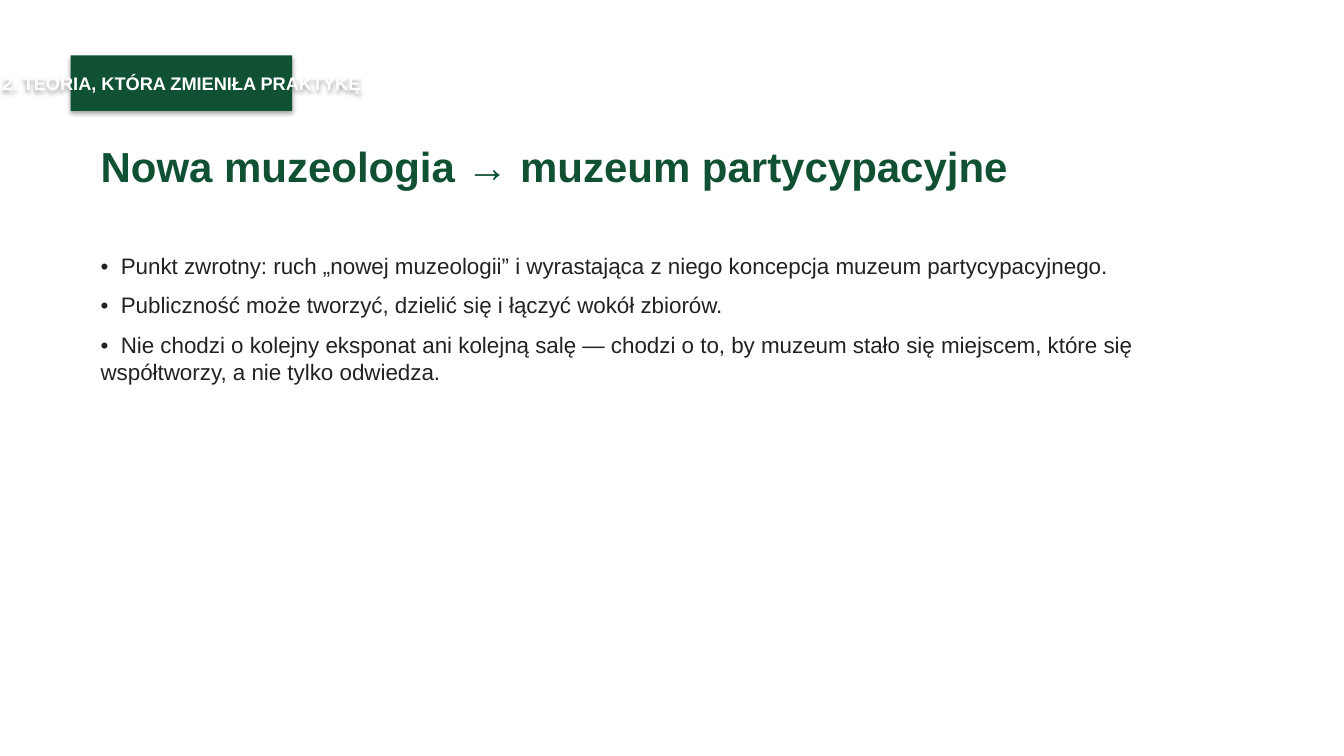
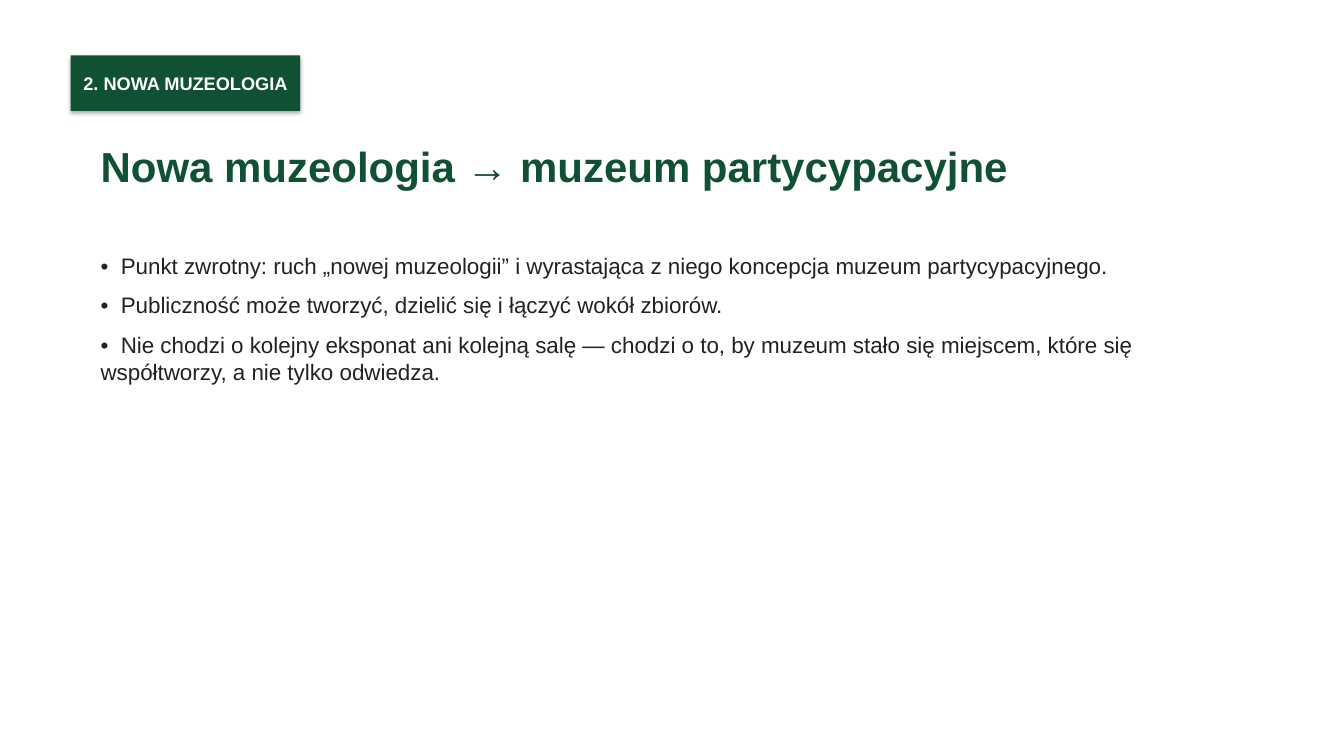
Before and after one commit to mszana-info/mszana, a slide deck: slide 6 of seminarium/prezentacja-muzeum-bez-scian.pptx. Drawn at 1344x756 pixels with LibreOffice and Linux fonts; fonts in the diff are those of the drawing. Boxes give left, top, right and bottom in pixels: in the first picture for what was removed or moved away, otherwise in the second. Text is boxed around its words. In the diff, an @@ line names an element or a change of style, - is before the commit and + after.

```diff
--- a/seminarium/prezentacja-muzeum-bez-scian.pptx
+++ b/seminarium/prezentacja-muzeum-bez-scian.pptx
@@ rectangle "2. NOWA MUZEOLOGIA": place and size @@
-rectangle "2. NOWA MUZEOLOGIA" at [71, 55, 292, 111]
+rectangle "2. NOWA MUZEOLOGIA" at [71, 55, 300, 111]
@@ text in rectangle at [83, 77, 287, 90]: text changed @@
-2. TEORIA, KTÓRA ZMIENIŁA PRAKTYKĘ
+2. NOWA MUZEOLOGIA
```
Also in this commit, not shown: 19 other slides changed, 1 slide added, 10 other files.
